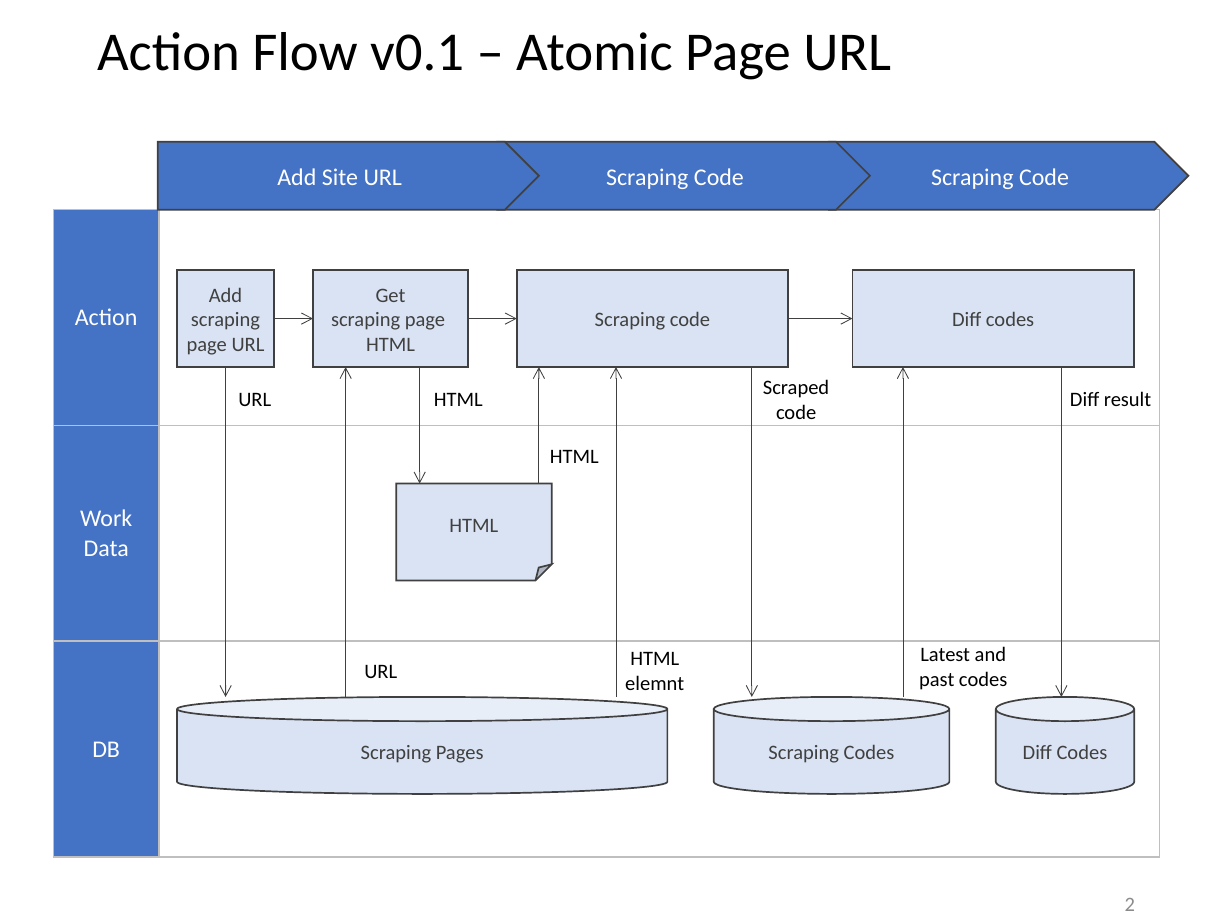
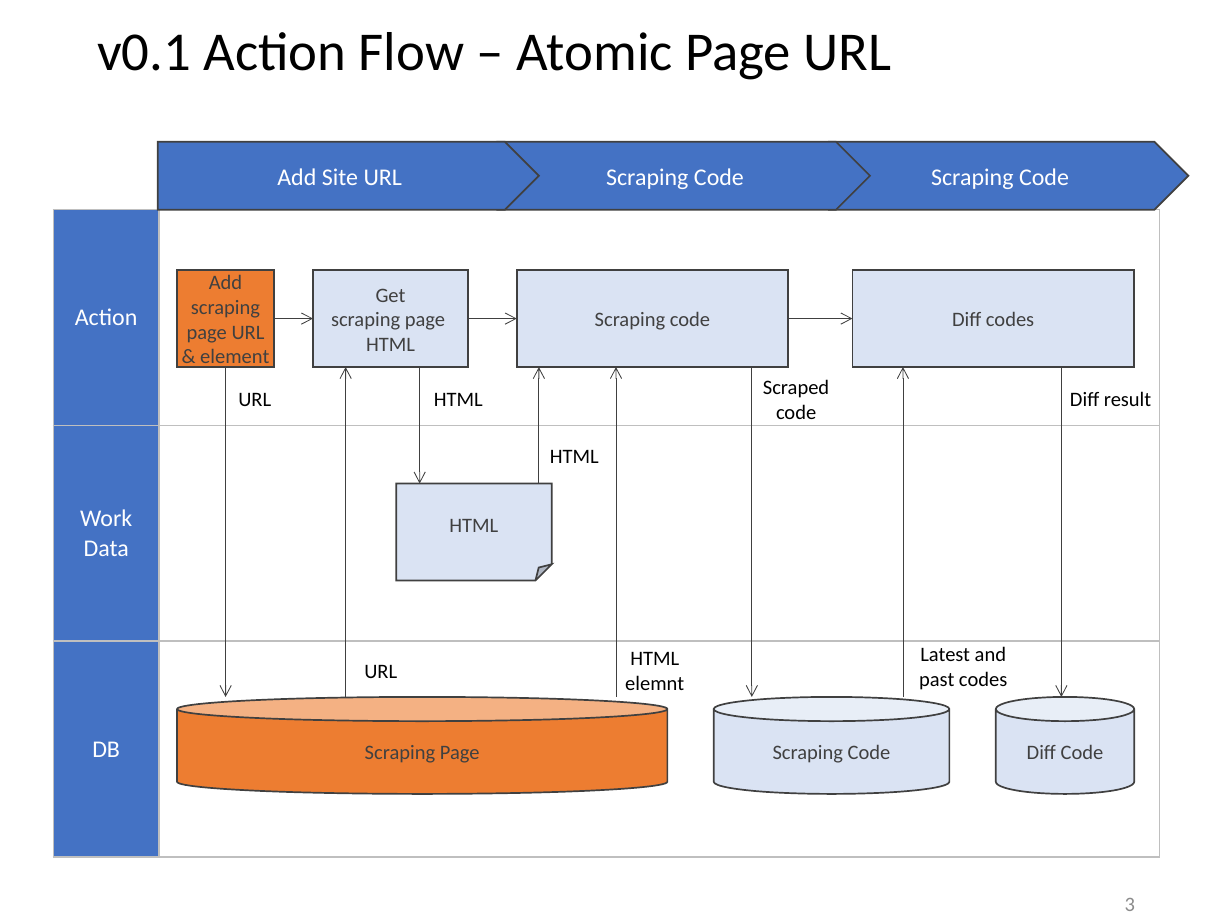
Before and after one commit to 256hax/ujull, a slide deck: slide 3 of line-markers/docs/requirements_definition.pptx (slide 2 before the commit). Drawn at 1232x924 pixels with LibreOffice and Linux fonts; fonts in the diff are those of the drawing. Boxes give left, top, right and bottom in pixels: in the first picture for what was removed or moved away, otherwise in the second. Text is boxed around its words. In the diff, an @@ line names an element or a change of style, - is before the commit and + after.

```diff
--- a/line-markers/docs/requirements_definition.pptx
+++ b/line-markers/docs/requirements_definition.pptx
@@ title at bbox=[97, 32, 891, 80]: text changed @@
-Action Flow v0.1 – Atomic Page URL
+v0.1 Action Flow – Atomic Page URL
@@ rectangle "Add" at bbox=[177, 270, 275, 367]: fill #DAE3F3 to #ED7D31 @@
@@ text in rectangle at bbox=[200, 348, 269, 369]: paragraph added @@
+& element
@@ cylinder "Scraping Page" at bbox=[177, 697, 668, 795]: fill #DAE3F3 to #ED7D31 @@
@@ text in cylinder at bbox=[365, 745, 480, 763]: text changed @@
-Scraping Pages
+Scraping Page
@@ text in cylinder at bbox=[773, 744, 891, 763]: text changed @@
-Scraping Codes
+Scraping Code
@@ text in cylinder at bbox=[1027, 744, 1104, 759]: text changed @@
-Diff Codes
+Diff Code
@@ page number at bbox=[1125, 898, 1135, 911]: text changed @@
-2
+3
```
Also in this commit, not shown: 1 other slide changed, 1 slide added.
